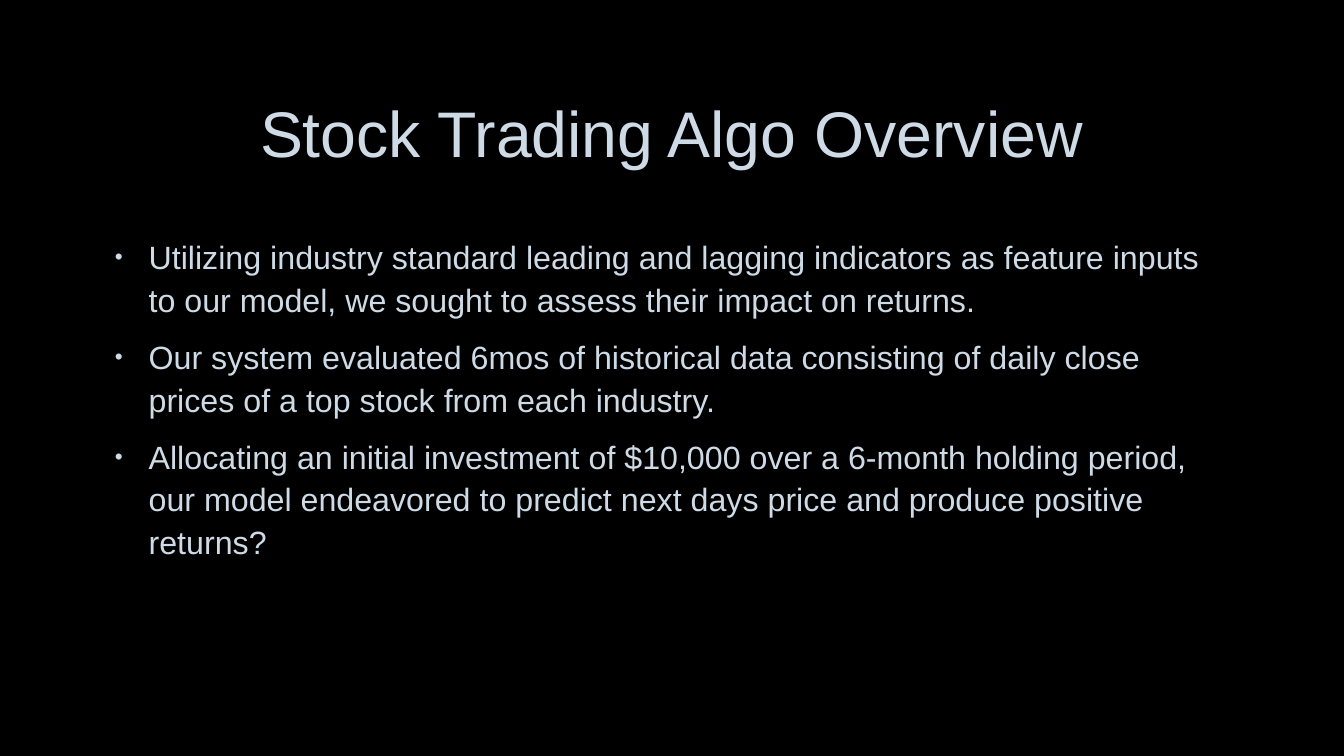
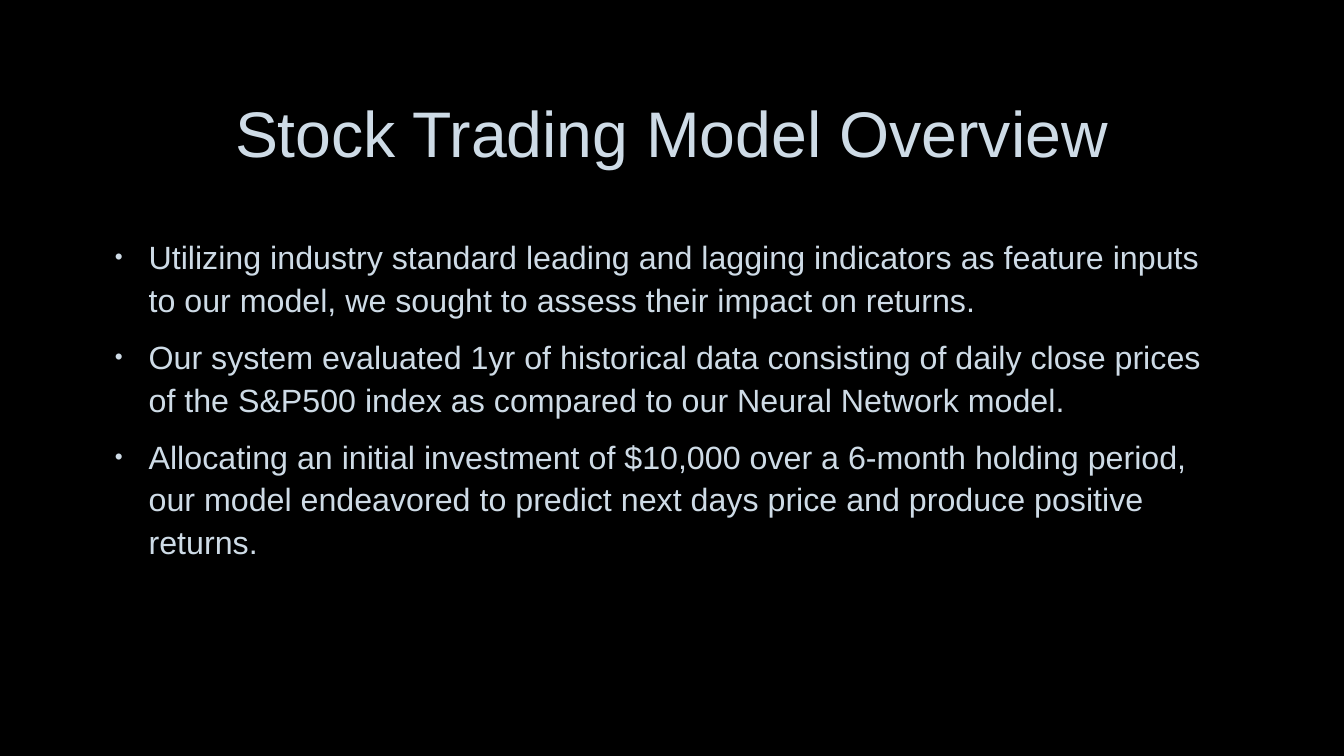
Before and after one commit to lchristij/MLProject, a slide deck: slide 2 of Stock Trading Algo.pptx. Drawn at 1344x756 pixels with LibreOffice and Linux fonts; fonts in the diff are those of the drawing; background and template pictures are left out. Boxes give left, top, right and bottom in pixels: in the first picture for what was removed or moved away, otherwise in the second. Text is boxed around its words. In the diff, an @@ line names an element or a change of style, - is before the commit and + after.

Commit message:
Algo Slide Deck v3

```diff
--- a/Stock Trading Algo.pptx
+++ b/Stock Trading Algo.pptx
@@ title at [235, 110, 1107, 169]: text changed @@
-Stock Trading Algo Overview
+Stock Trading Model Overview
@@ text at [149, 345, 1201, 555]: text changed @@
-• Our system evaluated 6mos of historical data consisting of daily close prices of a top stock from each industry.
-• Allocating an initial investment of $10,000 over a 6-month holding period, our model endeavored to predict next days price and produce positive returns?
+• Our system evaluated 1yr of historical data consisting of daily close prices of the S&P500 index as compared to our Neural Network model.
+• Allocating an initial investment of $10,000 over a 6-month holding period, our model endeavored to predict next days price and produce positive returns.
```
Also in this commit, not shown: 6 other slides changed, 1 slide added, 3 slides removed.
